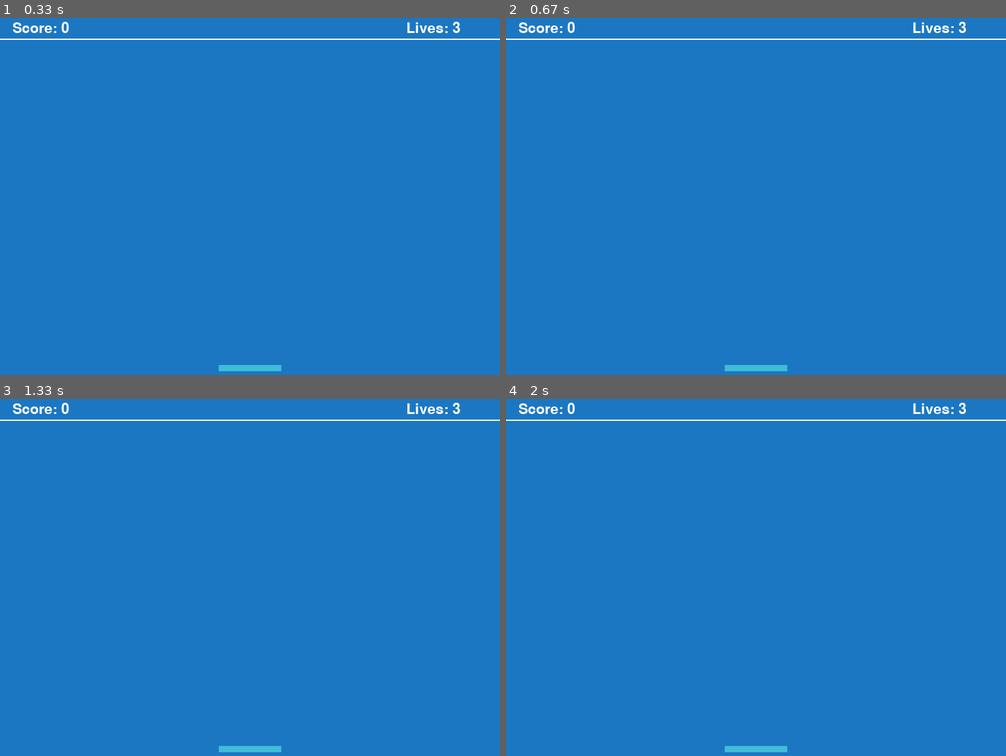
Above: before the commit, frames 1-4 (two rows, left to right).
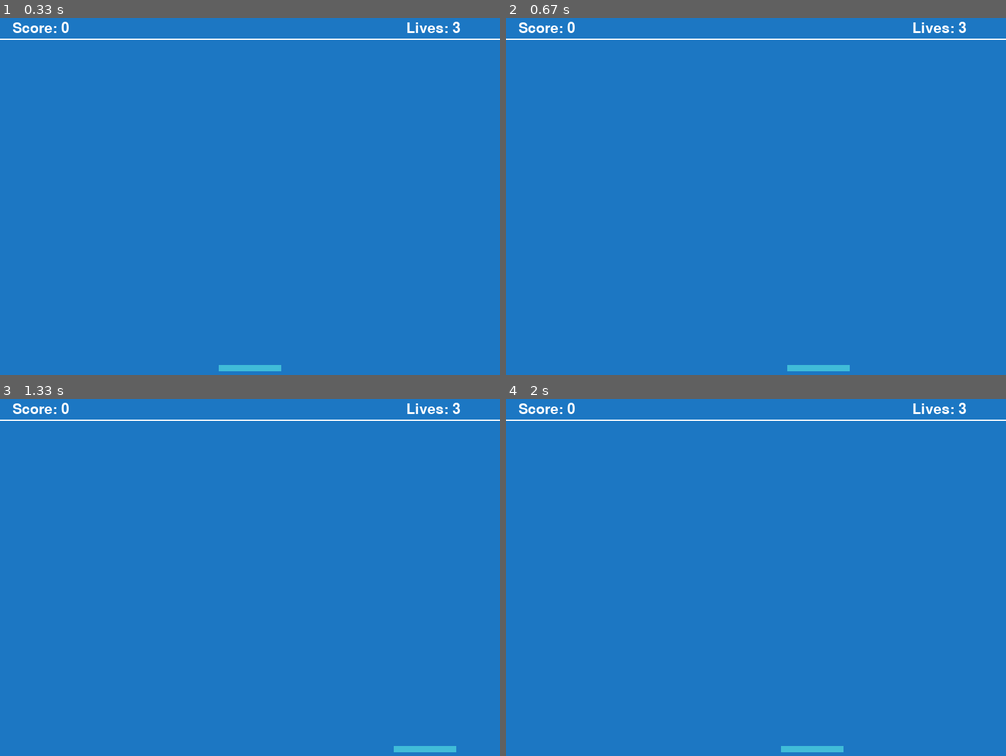
Above: after the commit, the same moments.

Repository: connordelacruz/pygame-breakout
Game: pygame game, started from main.py
The game is run twice, just before and just after one commit, with the same random seed, the same clock (stepped at 60 frames per second) and the same inputs.
Inputs:
- Up to frame 1 (0.33 s): no input
- Up to frame 2 (0.67 s): hold Right from 0.33 s (still down)
- Up to frame 3 (1.33 s): release Right at 0.8 s; hold Right 0.83-1.3 s
- Up to frame 4 (2 s): hold Left 1.33-1.87 s; hold Left from 1.9 s (still down)

Frame 1 is identical in both runs. In frame 2, 0.4% of the frame differs, in the area x 43-69%, y 97-99%; in frame 3, 0.4%; in frame 4, 0.4%.

Commit message:
Added paddle movement

Diff:
--- a/main.py
+++ b/main.py
@@ -19,12 +19,24 @@
 # UI
 C_UI = Colors.WHITE
 
+# Game Configs -----------------------------------------------------------------
+WINDOW_WIDTH = 800
+WINDOW_HEIGHT = 600
+FPS = 60
+
+# Object Configs ---------------------------------------------------------------
+# Paddle
+PADDLE_SPEED = 5
+PADDLE_WIDTH = 100
+PADDLE_HEIGHT = 10
+
 # Coordinates ------------------------------------------------------------------
+# UI
 POS_SCORE = (20, 10)
 POS_LIVES = (650, 10)
+# Paddle
+POS_PADDLE_START = ((WINDOW_WIDTH - PADDLE_WIDTH) / 2, 560)
 
-# Misc -------------------------------------------------------------------------
-FPS = 60
 
 # GLOBALS ======================================================================
 # Game Stats -------------------------------------------------------------------
@@ -42,8 +54,7 @@
 # PYGAME SETUP =================================================================
 
 # Window -----------------------------------------------------------------------
-size = (800, 600)
-screen = pygame.display.set_mode(size)
+screen = pygame.display.set_mode((WINDOW_WIDTH, WINDOW_HEIGHT))
 pygame.display.set_caption('Breakout')
 
 # Clock ------------------------------------------------------------------------
@@ -52,9 +63,7 @@
 # Game Objects -----------------------------------------------------------------
 # Paddle
 paddle = Paddle(C_PADDLE, 100, 10)
-# TODO: create Paddle.set_pos()
-paddle.rect.x = 350
-paddle.rect.y = 560
+paddle.set_pos(POS_PADDLE_START)
 sprites.add(paddle)
 
 
@@ -67,6 +76,13 @@
         if event.type == pygame.QUIT:
             running = False
 
+    # Input Handlers -----------------------------------------------------------
+    keys = pygame.key.get_pressed()
+    if keys[pygame.K_LEFT]:
+        paddle.move_left(PADDLE_SPEED)
+    if keys[pygame.K_RIGHT]:
+        paddle.move_right(PADDLE_SPEED)
+
     # Game Logic ---------------------------------------------------------------
     sprites.update()
 
@@ -74,6 +90,7 @@
     # Background
     screen.fill(C_BG)
     # UI border and text
+    # TODO: extract coords
     pygame.draw.line(screen, C_UI, [0, 38], [800, 38], 2)
     score_text = ui_font.render(f'Score: {score}', 1, C_UI)
     lives_text = ui_font.render(f'Lives: {lives}', 1, C_UI)
--- a/paddle.py
+++ b/paddle.py
@@ -6,11 +6,31 @@
     """Paddle object"""
     def __init__(self, color, width, height):
         super().__init__()
-
+        # Keep track of screen borders for position calulations
+        self.screen_width, self.screen_height = pygame.display.get_surface().get_size()
+        self.max_x = self.screen_width - width
+        # Initialize self.image
         self.image = pygame.Surface([width, height])
-        # TODO: this sets transparency, but if we're not using image files then do we need it?
+        # Set transparency (TODO: is this necessary?)
         self.image.fill(Colors.BLACK)
         self.image.set_colorkey(Colors.BLACK)
         # Draw paddle
         pygame.draw.rect(self.image, color, [0, 0, width, height])
         self.rect = self.image.get_rect()
+
+    def set_pos(self, coords):
+        self.rect.x = coords[0]
+        self.rect.y = coords[1]
+
+
+    def move_left(self, amount):
+        self.rect.x -= amount
+        # Don't go past screen border
+        if self.rect.x < 0:
+            self.rect.x = 0
+
+    def move_right(self, amount):
+        self.rect.x += amount
+        # Don't go past screen border
+        if self.rect.x > self.max_x:
+            self.rect.x = self.max_x
